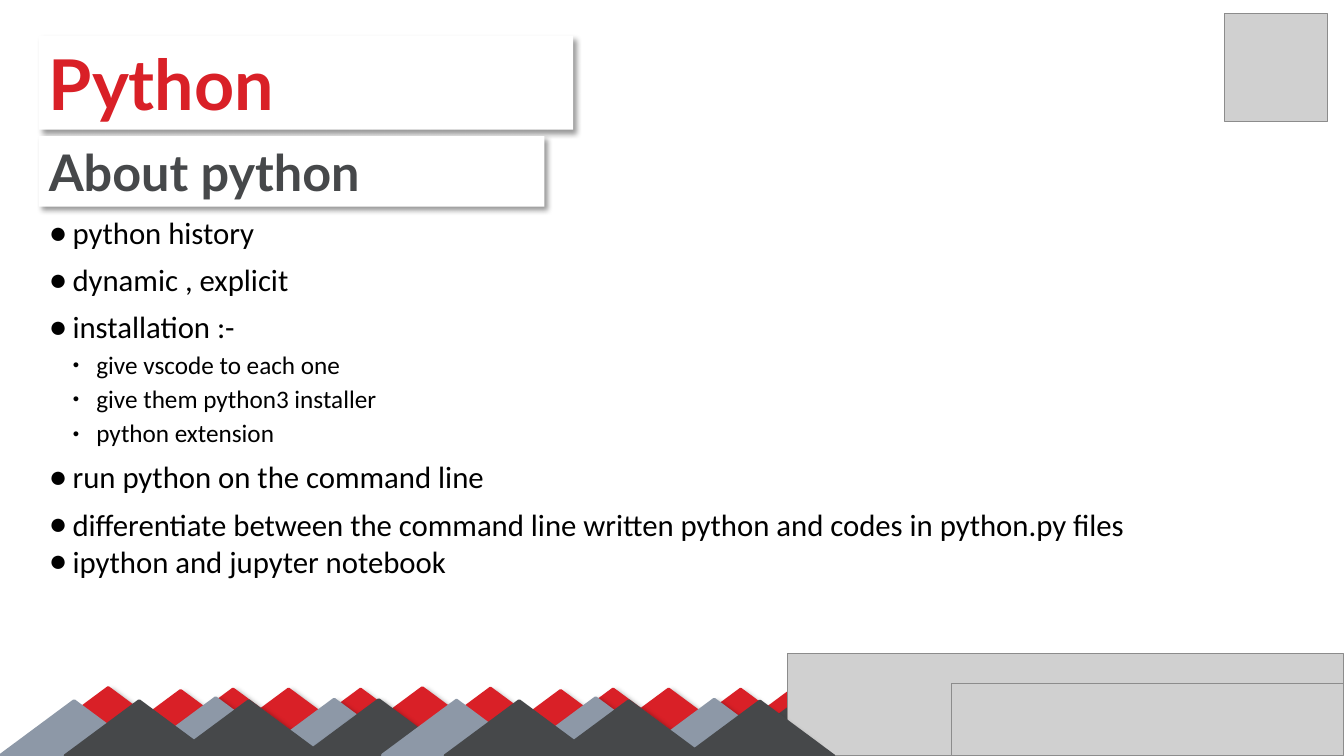
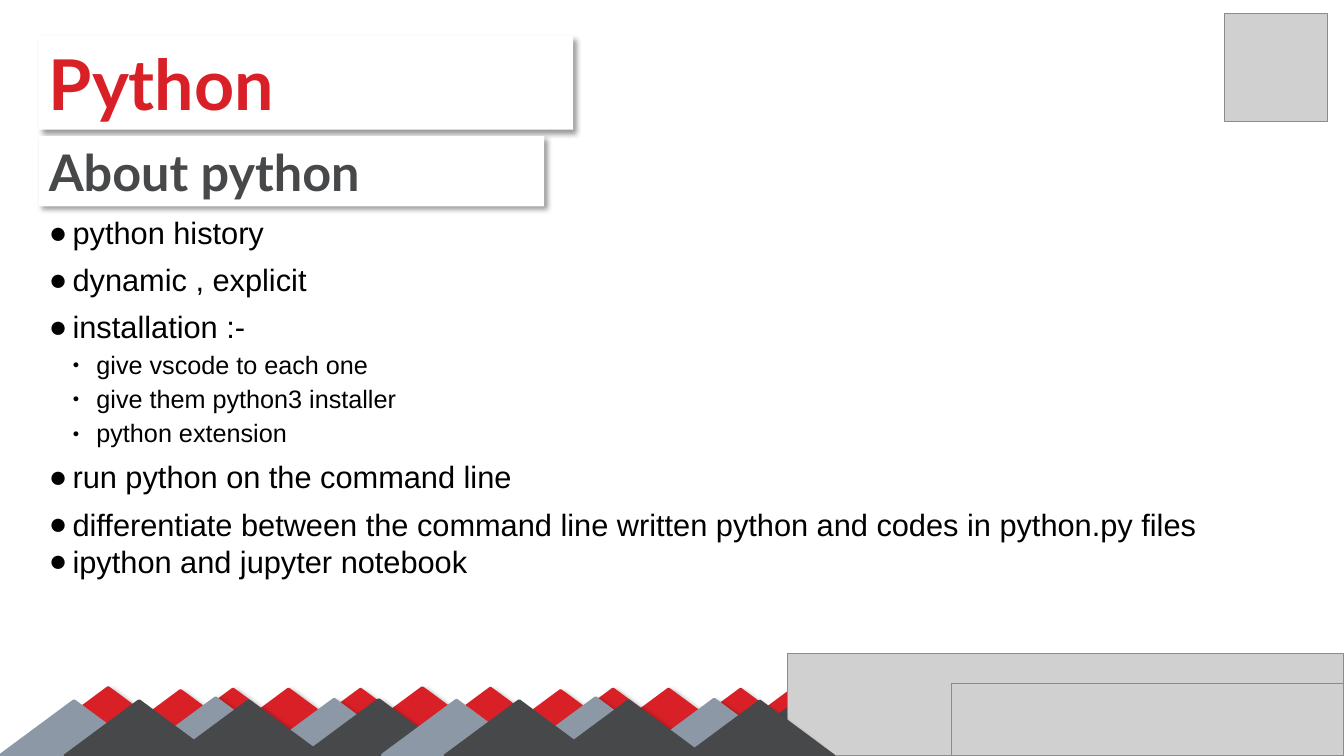
Before and after one commit to SalmaGira/machine-learning-workshop-Kvector, a slide deck: slide 3 of Sessions/Session 1/python-omar/python.pptx. Drawn at 1344x756 pixels with LibreOffice and Linux fonts; fonts in the diff are those of the drawing; grey boxes stand for pictures. Boxes give left, top, right and bottom in pixels: in the first picture for what was removed or moved away, otherwise in the second. Text is boxed around its words. In the diff, an @@ line names an element or a change of style, - is before the commit and + after.

Commit message:
change in python persentation

```diff
--- a/Sessions/Session 1/python-omar/python.pptx
+++ b/Sessions/Session 1/python-omar/python.pptx
@@ text "python history" at <box>73,221,1196,579</box>: font Calibri to Arial @@
```
Also in this commit, not shown: 2 other slides changed, 3 slides added, 1 slide removed.
